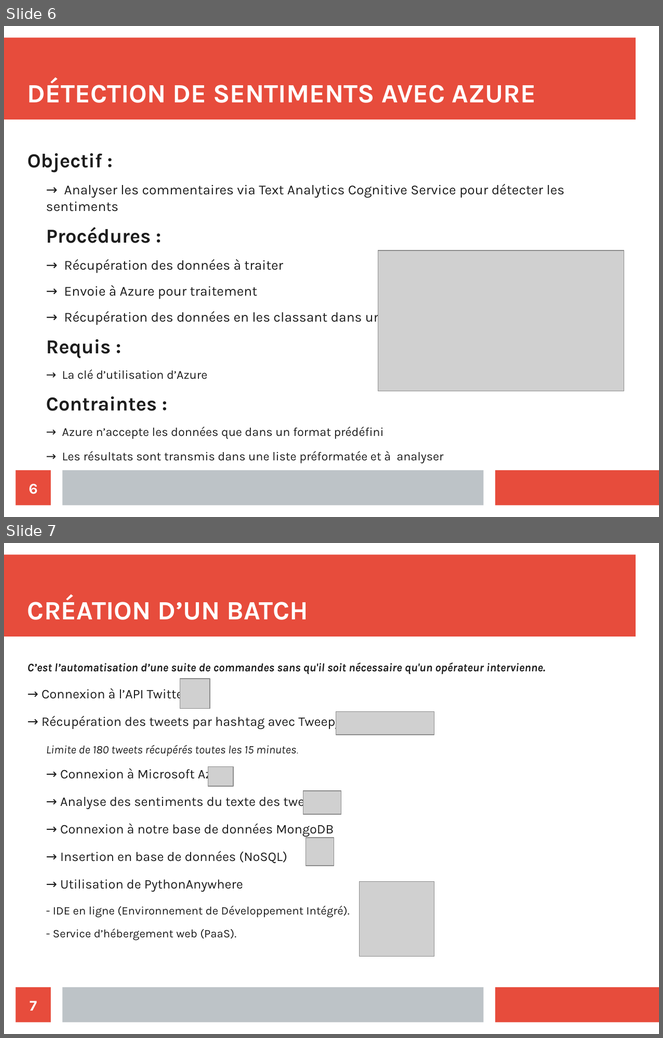
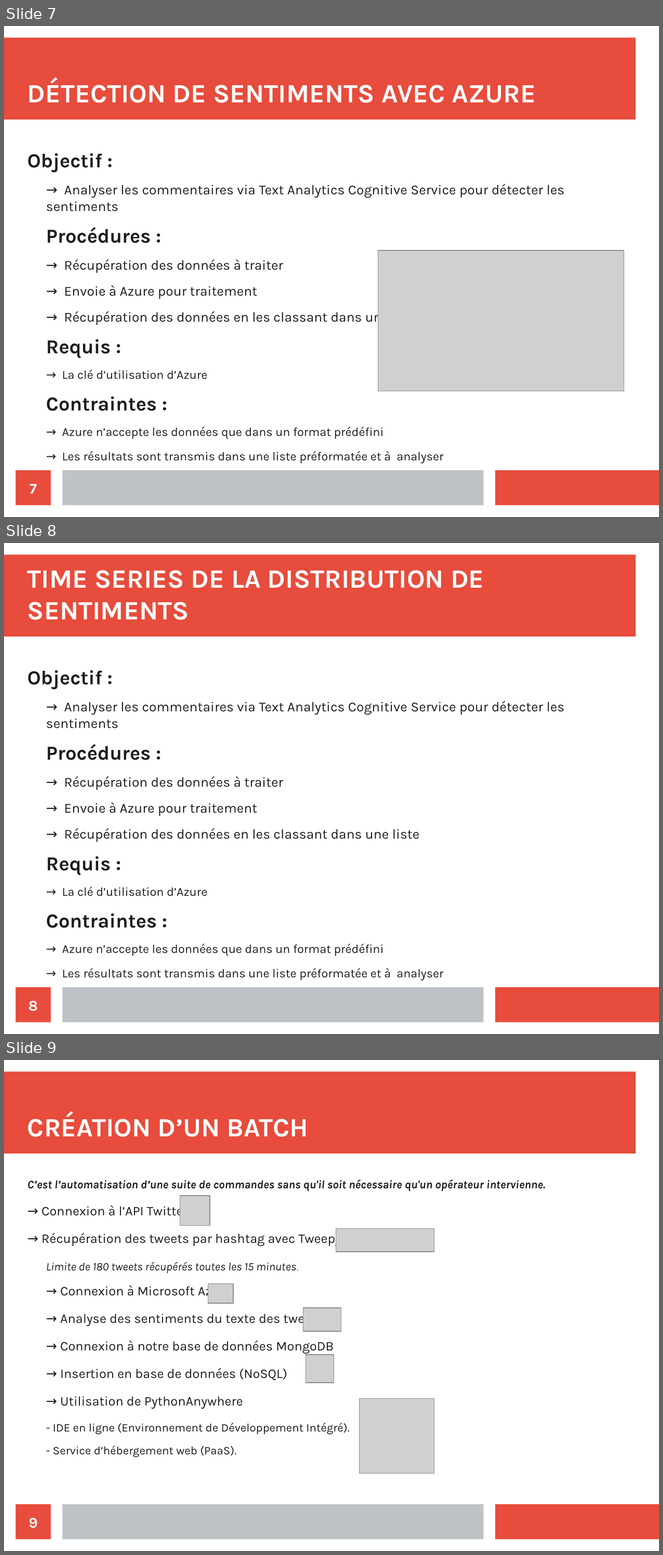
Before and after one commit to IssamBouzidi/twitter-groupe3, a slide deck: presentation.odp. Shown one above the other, each under a label of ours: slides 6 and 7 before the commit, slides 7, 8 and 9 after it. The pictures are 663x1038 and 663x1555 pixels, drawn with LibreOffice and Linux fonts; fonts in the diff are those of the drawing; grey boxes stand for pictures. Boxes give left, top, right and bottom in pixels: in the first picture for what was removed or moved away, otherwise in the second. Text is boxed around its words. In the diff, an @@ line names an element or a change of style, - is before the commit and + after.

```diff
--- a/presentation.odp
+++ b/presentation.odp
@@ slide 8 added at [4,543,659,1034], background #FFFFFF; not listed: 3 template elements that a slide beside it also shows @@
@@ title added at [27,570,484,620], 32 pt, text #FFFFFF, bold @@
+TIME SERIES DE LA DISTRIBUTION DE SENTIMENTS
@@ text added at [27,670,565,981], 16.6 pt, text #1C1C1C @@
+Objectif :
+  → Analyser les commentaires via Text Analytics Cognitive Service pour détecter les sentiments
+Procédures :
+  → Récupération des données à traiter
+  → Envoie à Azure pour traitement
+  → Récupération des données en les classant dans une liste
+Requis :
+  → La clé d’utilisation d’Azure
+Contraintes :
+  → Azure n’accepte les données que dans un format prédéfini
+  → Les résultats sont transmis dans une liste préformatée et à analyser
@@ page number added at [16,988,51,1023], fill #E74C3C, 18 pt, text #FFFFFF, bold @@
+8
@@ what was slide 6 is now slide 7 @@
@@ page number at [29,484,37,494]: text changed @@
-6
+7
@@ what was slide 7 is now slide 9 @@
@@ page number at [29,1518,38,1529]: text changed @@
-7
+9
```
Also in this commit, not shown: 1 other slide added.
